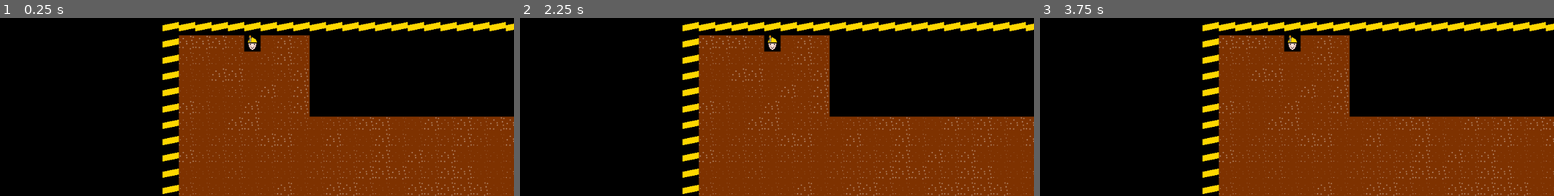
Above: before the commit, frames 1-3 (left to right).
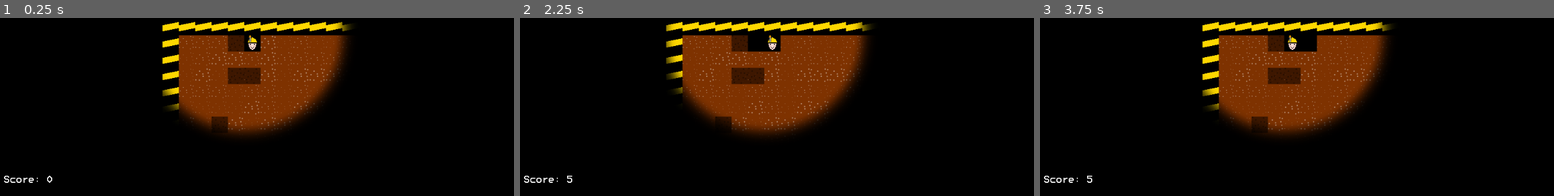
Above: after the commit, the same moments.

Repository: imekon/Mining
Game: Godot game, scene res://scenes/Main.tscn
Same seed, same stepped clock (60 frames per second), same inputs: the game is played once before the commit and once after it.
Inputs:
- Up to frame 1 (0.25 s): no input
- Up to frame 2 (2.25 s): tap Enter at 0.5, 2 s; hold Right (right, bound only after the commit) 0.53-1.28 s; tap Space at 1.25 s; hold Down (down, bound only after the commit) 1.28-2.03 s; hold Right (right, bound only after the commit) from 2.03 s (still down)
- Up to frame 3 (3.75 s): tap Space at 2.75 s; release Right (right, bound only after the commit) at 2.78 s; hold Up (up, bound only after the commit) 2.78-3.53 s; tap Enter at 3.5 s; hold Left (left, bound only after the commit) from 3.53 s (still down)

The runs differ from the first frame. In frame 1, 35% of the frame differs, in the area x 0-100%, y 2-100%; in frame 2, 37%; in frame 3, 35%.

Commit message:
masking and stuff

Diff:
--- a/project.godot
+++ b/project.godot
@@ -24,6 +24,33 @@
 run/main_scene="res://scenes/Main.tscn"
 config/icon="res://icon.png"
 
+[input]
+
+up={
+"deadzone": 0.5,
+"events": [ Object(InputEventKey,"resource_local_to_scene":false,"resource_name":"","device":0,"alt":false,"shift":false,"control":false,"meta":false,"command":false,"pressed":false,"scancode":16777232,"unicode":0,"echo":false,"script":null)
+, Object(InputEventKey,"resource_local_to_scene":false,"resource_name":"","device":0,"alt":false,"shift":false,"control":false,"meta":false,"command":false,"pressed":false,"scancode":87,"unicode":0,"echo":false,"script":null)
+ ]
+}
+left={
+"deadzone": 0.5,
+"events": [ Object(InputEventKey,"resource_local_to_scene":false,"resource_name":"","device":0,"alt":false,"shift":false,"control":false,"meta":false,"command":false,"pressed":false,"scancode":16777231,"unicode":0,"echo":false,"script":null)
+, Object(InputEventKey,"resource_local_to_scene":false,"resource_name":"","device":0,"alt":false,"shift":false,"control":false,"meta":false,"command":false,"pressed":false,"scancode":65,"unicode":0,"echo":false,"script":null)
+ ]
+}
+down={
+"deadzone": 0.5,
+"events": [ Object(InputEventKey,"resource_local_to_scene":false,"resource_name":"","device":0,"alt":false,"shift":false,"control":false,"meta":false,"command":false,"pressed":false,"scancode":16777234,"unicode":0,"echo":false,"script":null)
+, Object(InputEventKey,"resource_local_to_scene":false,"resource_name":"","device":0,"alt":false,"shift":false,"control":false,"meta":false,"command":false,"pressed":false,"scancode":83,"unicode":0,"echo":false,"script":null)
+ ]
+}
+right={
+"deadzone": 0.5,
+"events": [ Object(InputEventKey,"resource_local_to_scene":false,"resource_name":"","device":0,"alt":false,"shift":false,"control":false,"meta":false,"command":false,"pressed":false,"scancode":16777233,"unicode":0,"echo":false,"script":null)
+, Object(InputEventKey,"resource_local_to_scene":false,"resource_name":"","device":0,"alt":false,"shift":false,"control":false,"meta":false,"command":false,"pressed":false,"scancode":68,"unicode":0,"echo":false,"script":null)
+ ]
+}
+
 [rendering]
 
 environment/default_clear_color=Color( 0, 0, 0, 1 )
--- a/scenes/Main.tscn
+++ b/scenes/Main.tscn
@@ -1,15 +1,14 @@
 [gd_scene load_steps=8 format=2]
 
-[ext_resource path="res://images/ground1.png" type="Texture" id=1]
-[ext_resource path="res://images/ground2.png" type="Texture" id=3]
-[ext_resource path="res://images/ground3.png" type="Texture" id=4]
+[ext_resource path="res://images/tiles.png" type="Texture" id=1]
+[ext_resource path="res://images/mask.png" type="Texture" id=2]
 [ext_resource path="res://scripts/Main.gd" type="Script" id=5]
-[ext_resource path="res://images/barrier.png" type="Texture" id=6]
 [ext_resource path="res://images/miner.png" type="Texture" id=7]
+[ext_resource path="res://fonts/MODES___.TTF" type="DynamicFontData" id=8]
 
 [sub_resource type="TileSet" id=1]
-0/name = "barrier.png 0"
-0/texture = ExtResource( 6 )
+0/name = "tiles.png 0"
+0/texture = ExtResource( 1 )
 0/tex_offset = Vector2( 0, 0 )
 0/modulate = Color( 1, 1, 1, 1 )
 0/region = Rect2( 0, 0, 32, 32 )
@@ -22,11 +21,11 @@
 0/shape_one_way_margin = 0.0
 0/shapes = [  ]
 0/z_index = 0
-1/name = "ground1.png 1"
+1/name = "tiles.png 1"
 1/texture = ExtResource( 1 )
 1/tex_offset = Vector2( 0, 0 )
 1/modulate = Color( 1, 1, 1, 1 )
-1/region = Rect2( 0, 0, 32, 32 )
+1/region = Rect2( 32, 0, 32, 32 )
 1/tile_mode = 0
 1/occluder_offset = Vector2( 0, 0 )
 1/navigation_offset = Vector2( 0, 0 )
@@ -36,11 +35,11 @@
 1/shape_one_way_margin = 0.0
 1/shapes = [  ]
 1/z_index = 0
-2/name = "ground2.png 2"
-2/texture = ExtResource( 3 )
+2/name = "tiles.png 2"
+2/texture = ExtResource( 1 )
 2/tex_offset = Vector2( 0, 0 )
 2/modulate = Color( 1, 1, 1, 1 )
-2/region = Rect2( 0, 0, 32, 32 )
+2/region = Rect2( 64, 0, 32, 32 )
 2/tile_mode = 0
 2/occluder_offset = Vector2( 0, 0 )
 2/navigation_offset = Vector2( 0, 0 )
@@ -50,11 +49,11 @@
 2/shape_one_way_margin = 0.0
 2/shapes = [  ]
 2/z_index = 0
-3/name = "ground3.png 3"
-3/texture = ExtResource( 4 )
+3/name = "tiles.png 3"
+3/texture = ExtResource( 1 )
 3/tex_offset = Vector2( 0, 0 )
 3/modulate = Color( 1, 1, 1, 1 )
-3/region = Rect2( 0, 0, 32, 32 )
+3/region = Rect2( 96, 0, 32, 32 )
 3/tile_mode = 0
 3/occluder_offset = Vector2( 0, 0 )
 3/navigation_offset = Vector2( 0, 0 )
@@ -64,6 +63,38 @@
 3/shape_one_way_margin = 0.0
 3/shapes = [  ]
 3/z_index = 0
+4/name = "tiles.png 4"
+4/texture = ExtResource( 1 )
+4/tex_offset = Vector2( 0, 0 )
+4/modulate = Color( 1, 1, 1, 1 )
+4/region = Rect2( 128, 0, 32, 32 )
+4/tile_mode = 0
+4/occluder_offset = Vector2( 0, 0 )
+4/navigation_offset = Vector2( 0, 0 )
+4/shape_offset = Vector2( 0, 0 )
+4/shape_transform = Transform2D( 1, 0, 0, 1, 0, 0 )
+4/shape_one_way = false
+4/shape_one_way_margin = 0.0
+4/shapes = [  ]
+4/z_index = 0
+5/name = "tiles.png 5"
+5/texture = ExtResource( 1 )
+5/tex_offset = Vector2( 0, 0 )
+5/modulate = Color( 1, 1, 1, 1 )
+5/region = Rect2( 160, 0, 32, 32 )
+5/tile_mode = 0
+5/occluder_offset = Vector2( 0, 0 )
+5/navigation_offset = Vector2( 0, 0 )
+5/shape_offset = Vector2( 0, 0 )
+5/shape_transform = Transform2D( 1, 0, 0, 1, 0, 0 )
+5/shape_one_way = false
+5/shape_one_way_margin = 0.0
+5/shapes = [  ]
+5/z_index = 0
+
+[sub_resource type="DynamicFont" id=2]
+size = 20
+font_data = ExtResource( 8 )
 
 [node name="Main" type="Node2D"]
 script = ExtResource( 5 )
@@ -84,3 +115,19 @@
 drag_margin_top = 0.0
 drag_margin_right = 0.0
 drag_margin_bottom = 0.0
+
+[node name="Mask" type="Sprite" parent="Player"]
+texture = ExtResource( 2 )
+
+[node name="CanvasLayer" type="CanvasLayer" parent="."]
+
+[node name="ScoreLabel" type="Label" parent="CanvasLayer"]
+margin_left = 24.0
+margin_top = 558.0
+margin_right = 75.0
+margin_bottom = 572.0
+custom_fonts/font = SubResource( 2 )
+text = "Score: 0"
+__meta__ = {
+"_edit_use_anchors_": false
+}
--- a/scripts/Block.gd
+++ b/scripts/Block.gd
@@ -1,6 +1,9 @@
 extends Node
 
 class_name Block
+
+const tile_health = [ 0, 0, 2, 3, 5, 8 ]
+const tile_score = [ 0, 0, 5, 10, 20, 50 ]
 
 var tile
 var health
@@ -8,3 +11,6 @@
 func _init():
 	tile = -1
 	health = -1
+
+func setup():
+	health = tile_health[tile]
--- a/scripts/Main.gd
+++ b/scripts/Main.gd
@@ -6,29 +6,87 @@
 
 onready var tilemap = $TileMap
 onready var player = $Player
+onready var score_label = $CanvasLayer/ScoreLabel
 
 var player_x
 var player_y
+var player_score
+
 var mine = []
+
+# Tiles
+# 0 - barrier, edge of the world
+# 1 - empty
+# 2-4 - rocks
+# 5 - coal
 
 func _ready():
 	randomize()
 	player_x = randi() % (MINE_WIDTH - 2) + 1
 	player_y = 1
+	player_score = 0
 	set_player_position()
 	build_mine()
+
+func _process(delta):
+	score_label.text = 'Score: ' + str(player_score)
+
+	var dx = 0
+	var dy = 0
+
+	if Input.is_action_just_pressed("left"):
+		dx = -1
+	if Input.is_action_just_pressed("right"):
+		dx = 1
+	if Input.is_action_just_pressed("up"):
+		dy = -1
+	if Input.is_action_just_pressed("down"):
+		dy = 1
+
+	try_move_player(dx, dy)
+
+func try_move_player(dx, dy):
+	var block = mine[player_y + dy][player_x + dx]
+	if block == null:
+		move_player(dx, dy)
+		return
+
+	if block.tile == 0:
+		return
+
+	block.health -= 1
+
+	if block.health <= 0:
+		destroy_block(player_x + dx, player_y + dy, block)
+		move_player(dx, dy)
+
+func move_player(dx, dy):
+	player_x += dx
+	player_y += dy
+	set_player_position()
 
 func set_player_position():
 	player.position.x = player_x * MINE_CELL_SIZE
 	player.position.y = player_y * MINE_CELL_SIZE
+
+func destroy_block(x, y, block):
+	player_score += Block.tile_score[block.tile]
+	mine[y][x] = null
+	tilemap.set_cell(x, y, 1)
+	block.queue_free()
+	pass
 
 func build_mine():
 	for y in range(0, MINE_HEIGHT):
 		var row = []
 		for x in range(0, MINE_WIDTH):
 			var block = Block.new()
-			block.tile = randi() % 3 + 1
-			block.health = 4
+			var tile = randi() % 3 + 2
+			var percent = randi() % 100
+			if percent > 90:
+				tile = 5
+			block.tile = tile
+			block.setup()
 			row.append(block)
 		mine.append(row)
 
Binary file added: fonts/MODES___.TTF
Binary file added: images/mask.png
Not shown, added: images/mask.png.import
Binary file added: images/tiles.png
Not shown, added: images/tiles.png.import
Not shown, added: fonts/README
